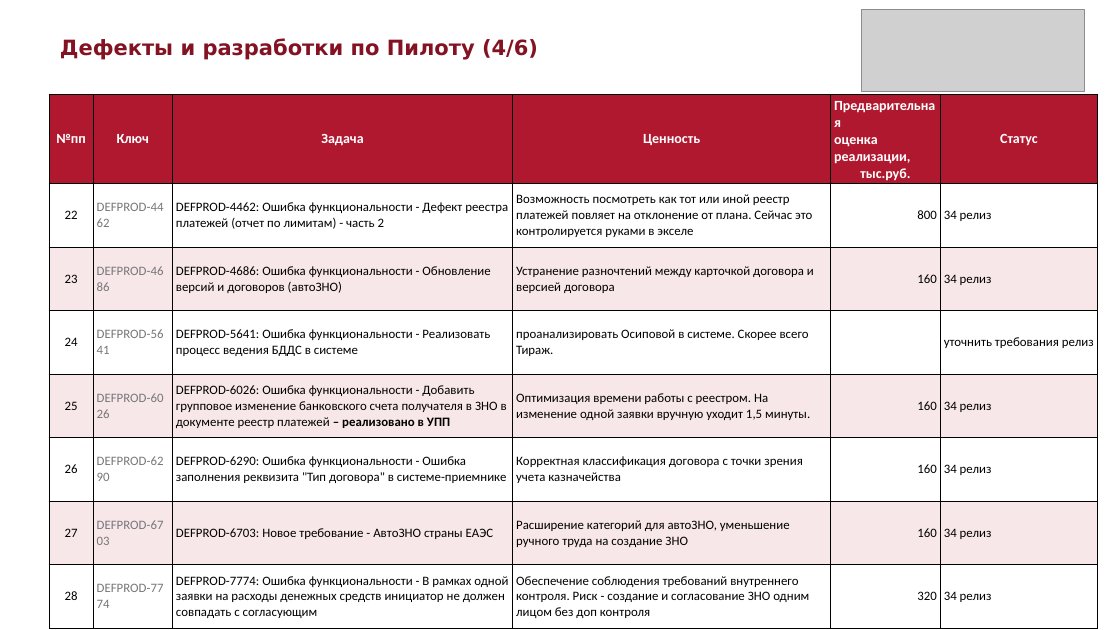
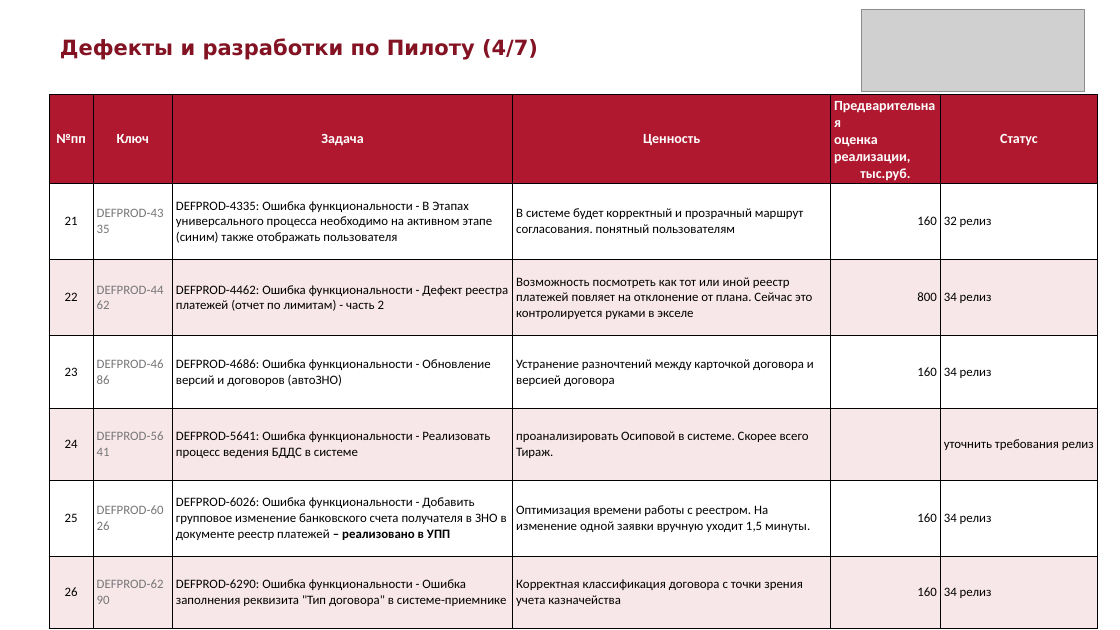
Before and after one commit to sokrat-in-me/pptx, a slide deck: slide 4 of Дефекты_и_разработки_по_Пилоту.pptx. Drawn at 1120x630 pixels with LibreOffice and Linux fonts; fonts in the diff are those of the drawing; grey boxes stand for pictures. Boxes give left, top, right and bottom in pixels: in the first picture for what was removed or moved away, otherwise in the second. Text is boxed around its words. In the diff, an @@ line names an element or a change of style, - is before the commit and + after.

```diff
--- a/Дефекты_и_разработки_по_Пилоту.pptx
+++ b/Дефекты_и_разработки_по_Пилоту.pptx
@@ text at (x1=60, y1=38, x2=538, y2=60): text changed @@
-Дефекты и разработки по Пилоту (4/6)
+Дефекты и разработки по Пилоту (4/7)
@@ table at (x1=49, y1=95, x2=1098, y2=610) @@
+row 2: 21 | DEFPROD-4335 | DEFPROD-4335: Ошибка функциональности - В Этапах универсального процесса необходимо на активном этапе (синим) также отображать пользователя | В системе будет корректный и прозрачный маршрут согласования. понятный пользователям | 160 | 32 релиз
-row 7: 27 | DEFPROD-6703 | DEFPROD-6703: Новое требование - АвтоЗНО страны ЕАЭС | Расширение категорий для автоЗНО, уменьшение ручного труда на создание ЗНО | 160 | 34 релиз
-row 8: 28 | DEFPROD-7774 | DEFPROD-7774: Ошибка функциональности - В рамках одной заявки на расходы денежных средств инициатор не должен совпадать с согласующим | Обеспечение соблюдения требований внутреннего контроля. Риск - создание и согласование ЗНО одним лицом без доп контроля | 320 | 34 релиз
```
Also in this commit, not shown: 5 other slides changed, 1 slide added, 1 other file.
